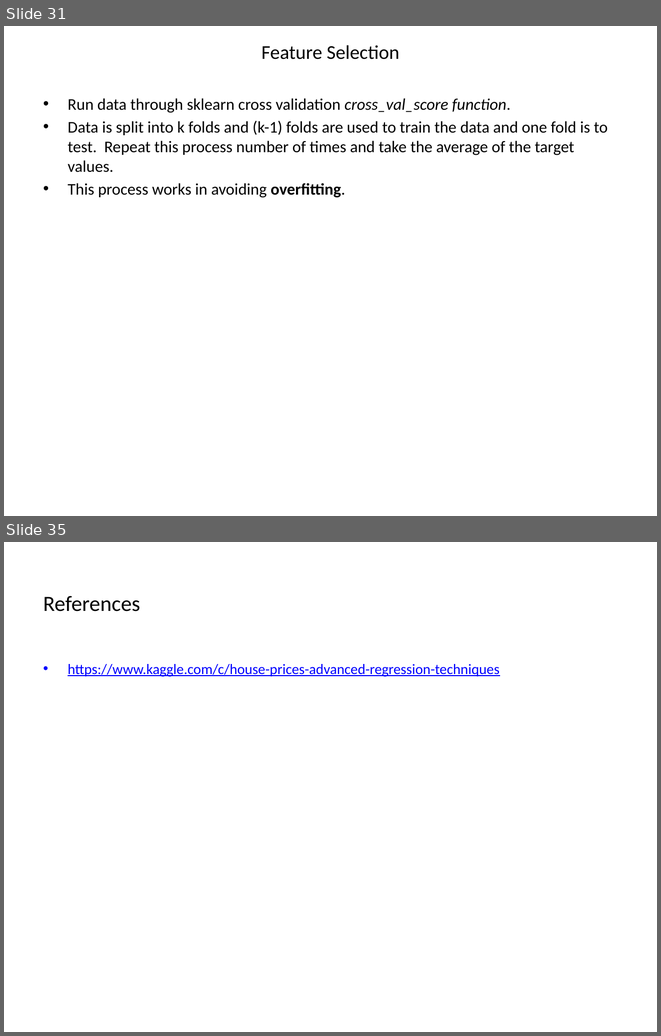
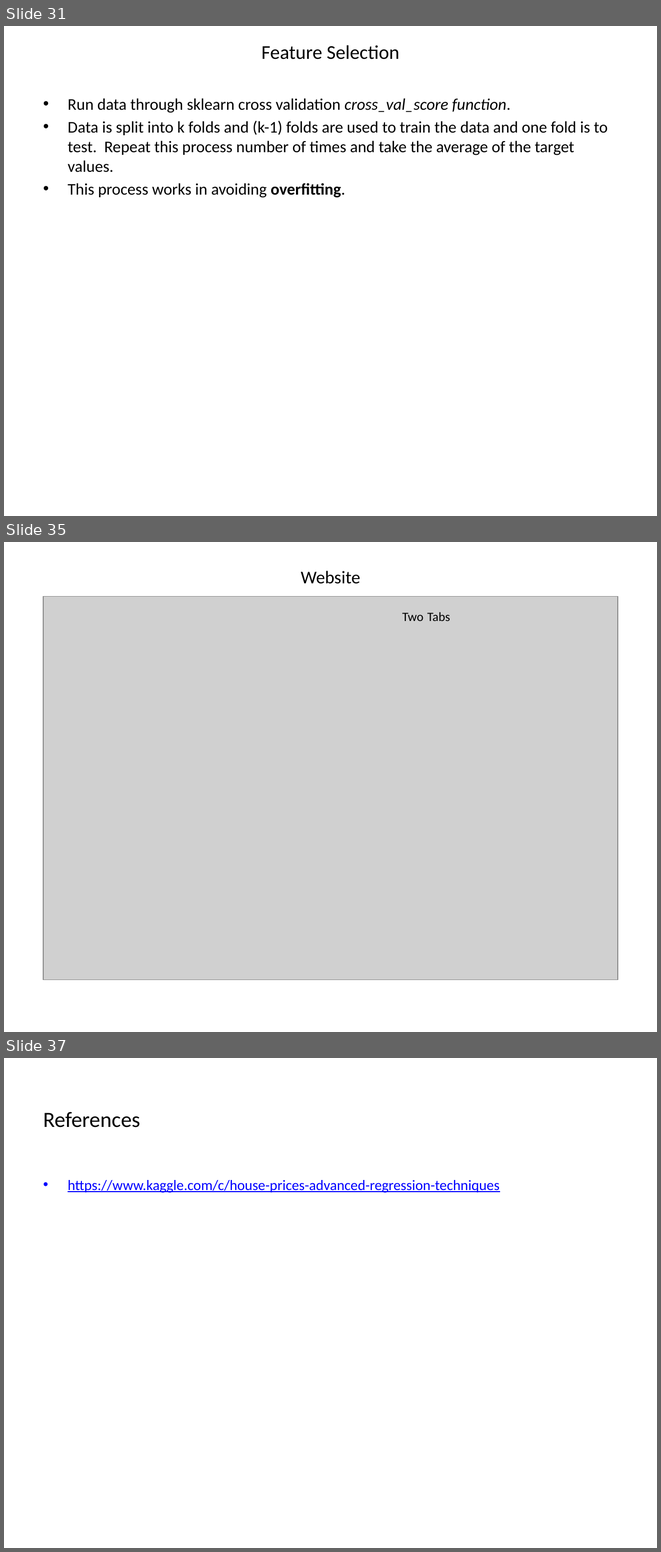
Before and after one commit to NKWalia/Final-Project, a slide deck: Presentation.pptx. Shown one above the other, each under a label of ours: slides 31 and 35 before the commit, slides 31, 35 and 37 after it; the slides between them are not shown. The pictures are 661x1036 and 661x1552 pixels, drawn with LibreOffice and Linux fonts; fonts in the diff are those of the drawing; grey boxes stand for pictures. Boxes give left, top, right and bottom in pixels: in the first picture for what was removed or moved away, otherwise in the second. Text is boxed around its words. In the diff, an @@ line names an element or a change of style, - is before the commit and + after.

```diff
--- a/Presentation.pptx
+++ b/Presentation.pptx
@@ slide 35 added at (4, 542, 657, 1032), background #FFFFFF @@
@@ title added at (301, 571, 360, 584), 19.8 pt, text #000000 @@
+Website
@@ picture added at (43, 596, 618, 979) @@
@@ text added at (402, 612, 450, 621), 14 pt, text #000000 @@
+Two Tabs
@@ what was slide 35 is now slide 37 @@
```
Also in this commit, not shown: 5 slides changed, 1 other slide added, 5 other files.
